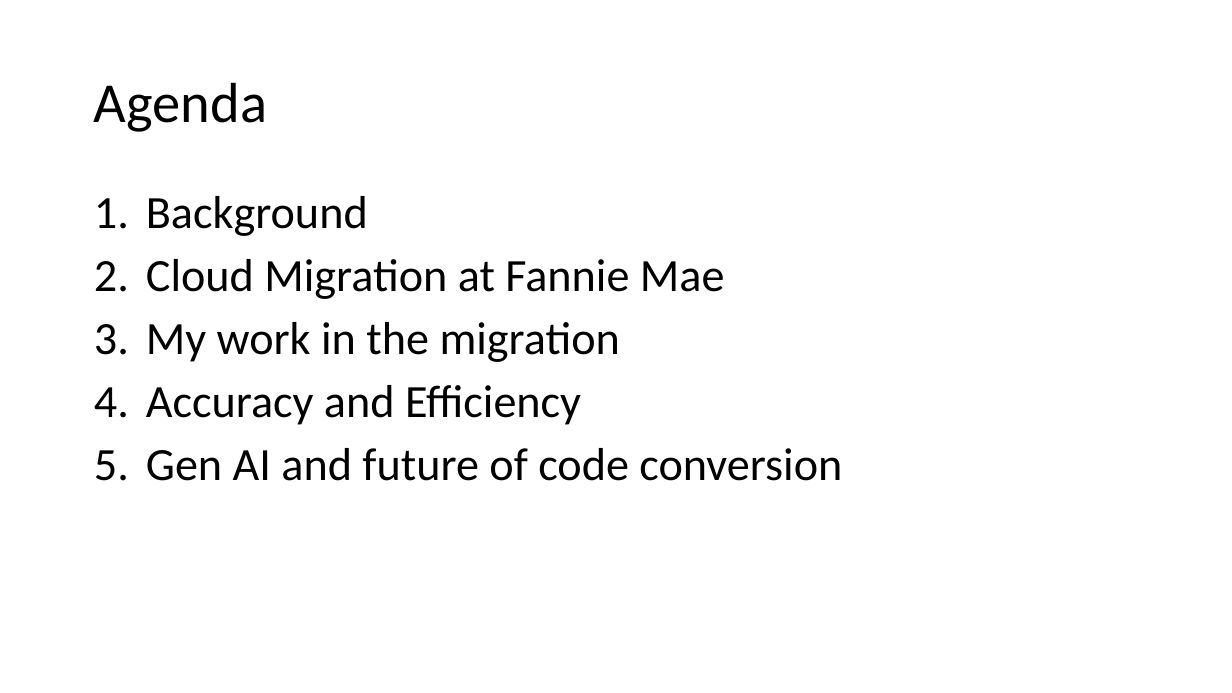
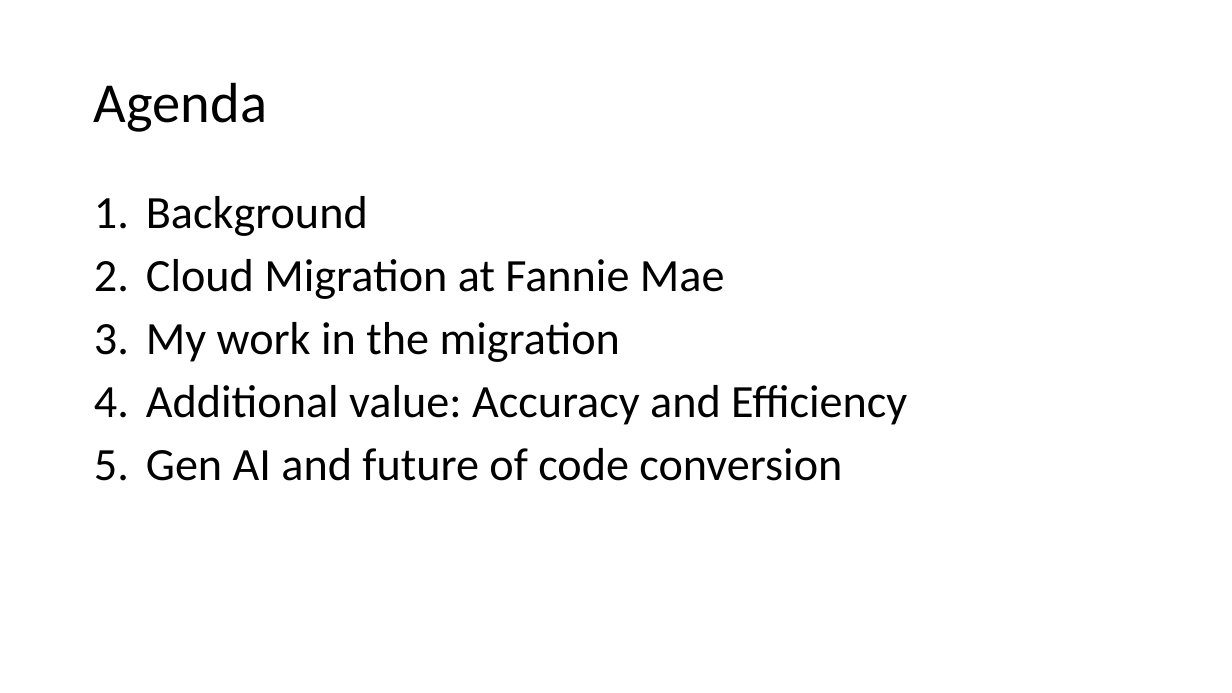
Before and after one commit to wx2123/WSDS-2026-OH, a slide deck: slide 2 of 2026 WSDS - Wujian Xue.pptx. Drawn at 1232x693 pixels with LibreOffice and Linux fonts; fonts in the diff are those of the drawing. Boxes give left, top, right and bottom in pixels: in the first picture for what was removed or moved away, otherwise in the second. Text is boxed around its words. In the diff, an @@ line names an element or a change of style, - is before the commit and + after.

```diff
--- a/2026 WSDS - Wujian Xue.pptx
+++ b/2026 WSDS - Wujian Xue.pptx
@@ text at (x1=146, y1=385, x2=907, y2=425): text changed @@
-4. Accuracy and Efficiency
+4. Additional value: Accuracy and Efficiency
```
Also in this commit, not shown: 1 slide added, 1 other file.
